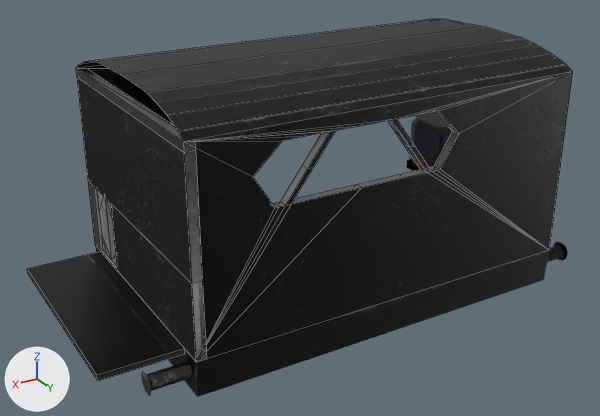
An edit to the OBJ model res/models/Levels/3/level3.obj, drawn before and after from the same camera.
The view is the same before and after, from a 50 mm camera at (45.08, 18.48, 10.74) aimed at (34.09, 0.17, 1.59). Lighting does not change. The marker at lower left points along +X, +Y and +Z. Mesh edges are drawn as thin lines on the coarser meshes. Where no turn or scale is listed for an object, it has been applied to the vertices. Vertices at the same position are counted once.

Objects in the first picture: 'F_floor_1.005', 'R_roof_1.005', 'W_back_wall_1.005', 'W_right_wall_down_1.005', 'W_right_wall_left_1.005', 'W_right_wall_right_1.005', 'W_right_wall_up_1.005', 'X_Przejscie6', 'Y_decoBox1_3.005'.
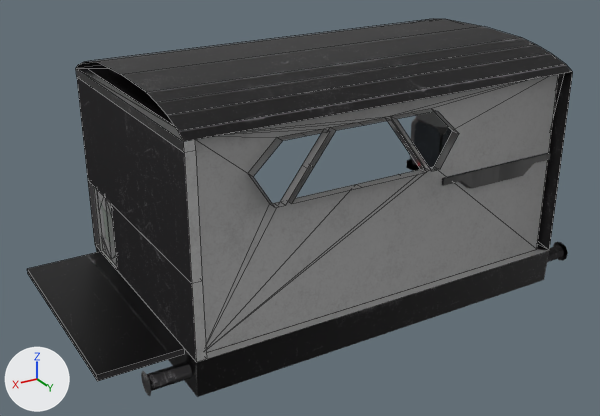
Boxes [x1, y1, x2, y2] around the edits, measured in the pictures (600 x 416 px):
'W_back_wall_1.005', reshaped (7% narrower)
    before: [184, 72, 573, 361]
    after: [195, 75, 558, 352]
part 1 of me_w_back_wall_1_005, deleted (black)
    before: [184, 72, 573, 361]
'W_left_wall_1.005', unchanged, uncovered by the edit
    after: [537, 72, 573, 250]
'S_corner_platform_1.006', unchanged, uncovered by the edit
    before: [406, 159, 420, 171]
    after: [406, 152, 551, 189]

The edits, one by one:
me_w_back_wall_1_005 is used by ob_w_back_wall_1_005; location (0.0, 0.0, 0.0).
me_w_back_wall_1_005 had 58 vertices, 67 faces and spanned x 27.7..38.87, y 3.33..3.58, z 0.09..5.35.
me_w_back_wall_1_005 now has 54 vertices, 43 faces and spans x 27.96..38.62, y 3.33..3.58, z 0.09..5.35.
Part 1, on me_w_back_wall_1_005:
4 vertices are removed from x 27.7..38.87, y 3.58, z 0.09..5.35.
24 faces are deleted.
